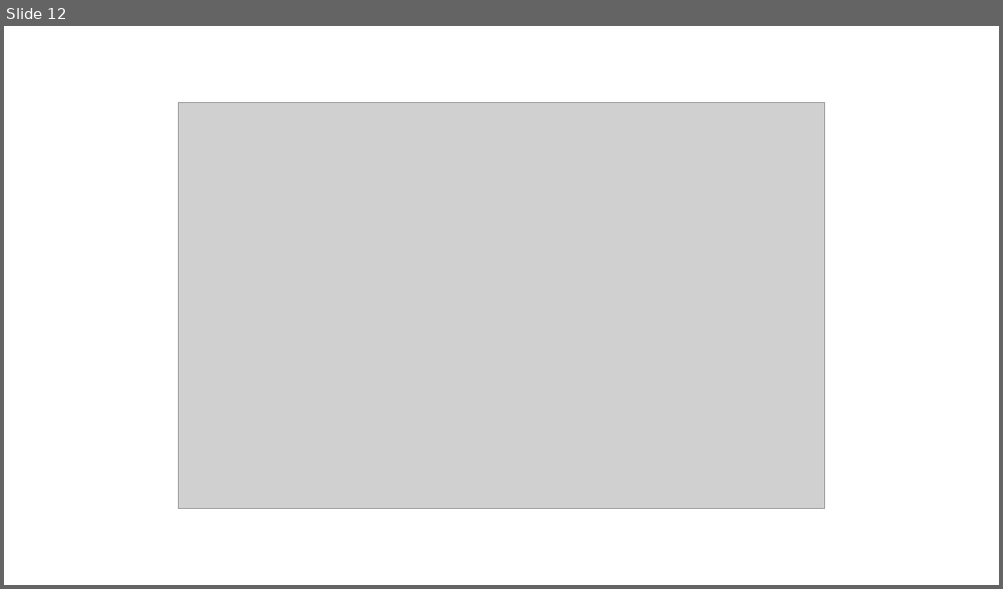
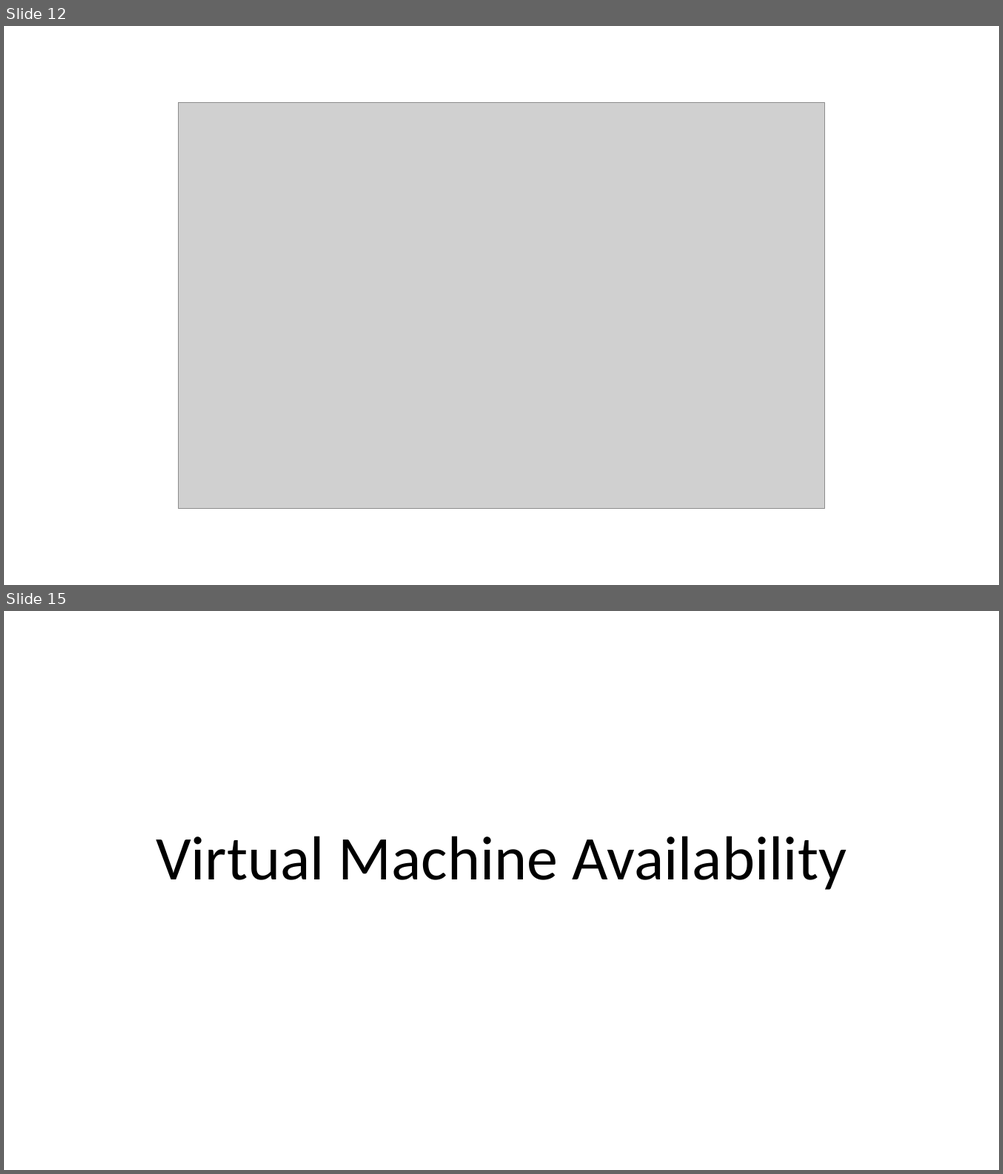
Before and after one commit to CentaurNZ/8-Oct-AZ104, a slide deck: Virtual Machines.pptx. Shown one above the other, each under a label of ours: slide 12 before the commit, slides 12 and 15 after it; the slides between them are not shown. The pictures are 1003x589 and 1003x1174 pixels, drawn with LibreOffice and Linux fonts; fonts in the diff are those of the drawing; grey boxes stand for pictures. Boxes give left, top, right and bottom in pixels: in the first picture for what was removed or moved away, otherwise in the second. Text is boxed around its words. In the diff, an @@ line names an element or a change of style, - is before the commit and + after.

```diff
--- a/Virtual Machines.pptx
+++ b/Virtual Machines.pptx
@@ slide 15 added at bbox=[4, 611, 999, 1170], background #FFFFFF @@
@@ title added at bbox=[156, 836, 846, 890], 60 pt, text #000000 @@
+Virtual Machine Availability
```
Also in this commit, not shown: 1 slide changed, 10 other slides added.
